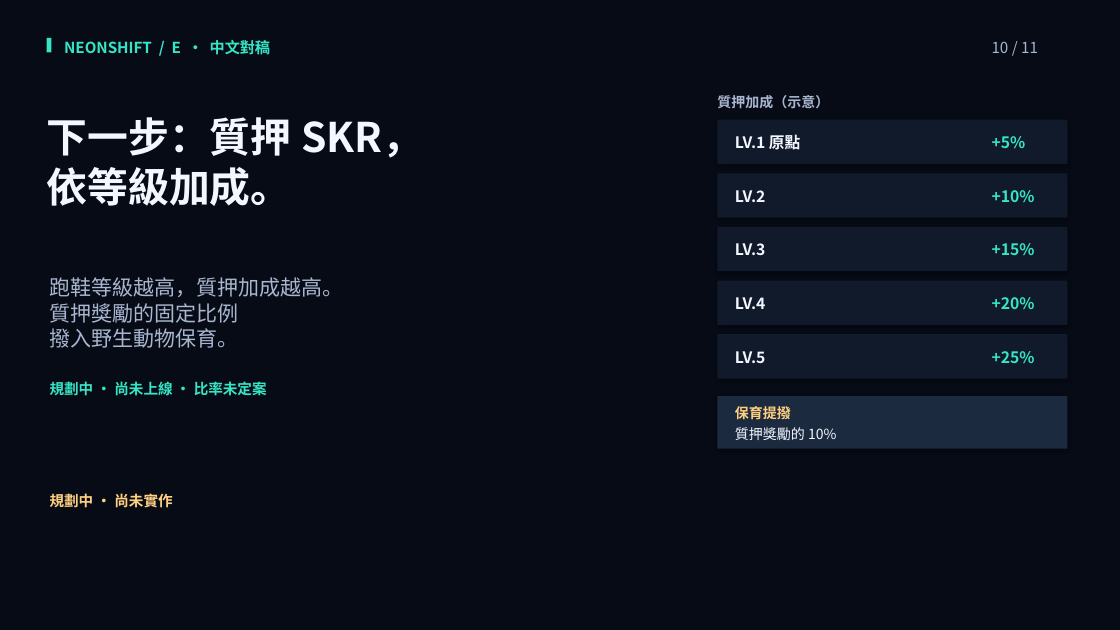
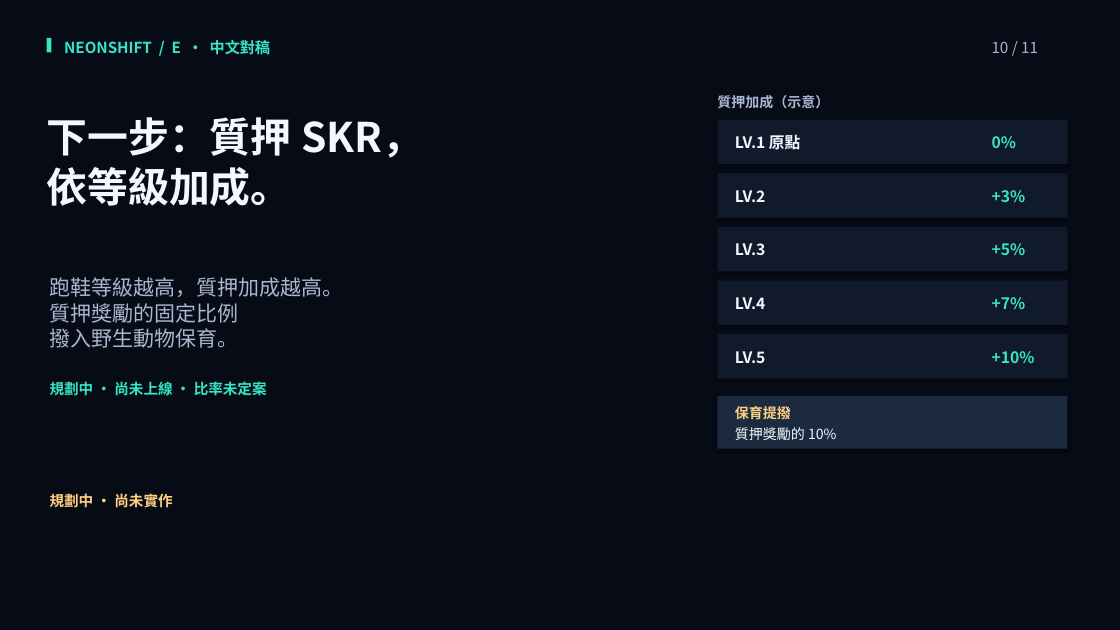
Before and after one commit to stan0714/neonshift, a slide deck: slide 10 of output/hackathon-flexclip-en/flexclip-v4/NeonShift_FlexClip_v4_ZH-TW_Review.pptx. Drawn at 1120x630 pixels with LibreOffice and Linux fonts; fonts in the diff are those of the drawing. Boxes give left, top, right and bottom in pixels: in the first picture for what was removed or moved away, otherwise in the second. Text is boxed around its words. In the diff, an @@ line names an element or a change of style, - is before the commit and + after.

```diff
--- a/output/hackathon-flexclip-en/flexclip-v4/NeonShift_FlexClip_v4_ZH-TW_Review.pptx
+++ b/output/hackathon-flexclip-en/flexclip-v4/NeonShift_FlexClip_v4_ZH-TW_Review.pptx
@@ text at (992,136,1016,148): text changed @@
-+5%
+0%
@@ text at (992,190,1026,203): text changed @@
-+10%
++3%
@@ text at (992,243,1026,256): text changed @@
-+15%
++5%
@@ text at (992,297,1026,310): text changed @@
-+20%
++7%
@@ text at (992,351,1035,364): text changed @@
-+25%
++10%
```
Also in this commit, not shown: 15 other files.
